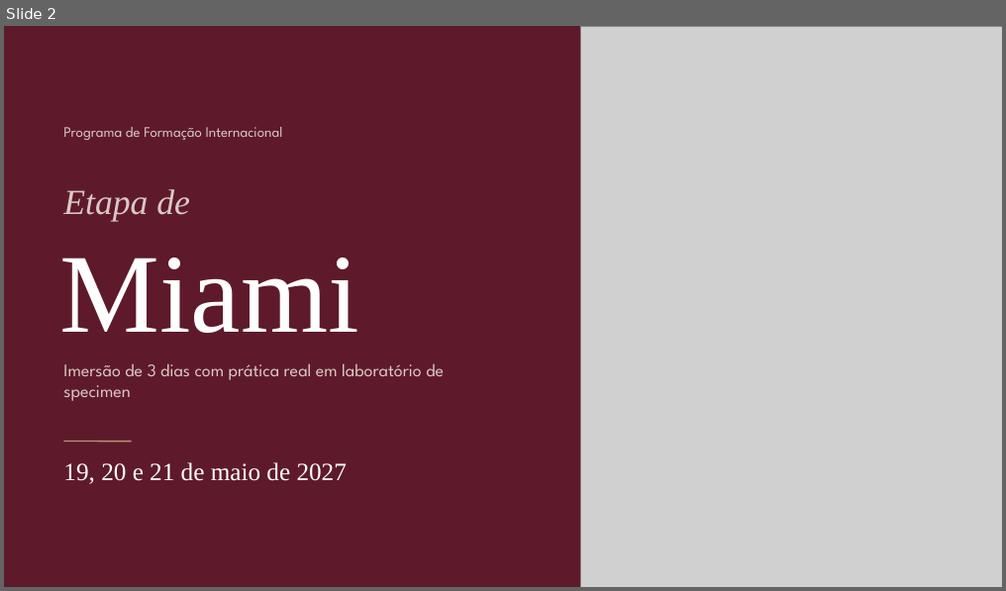
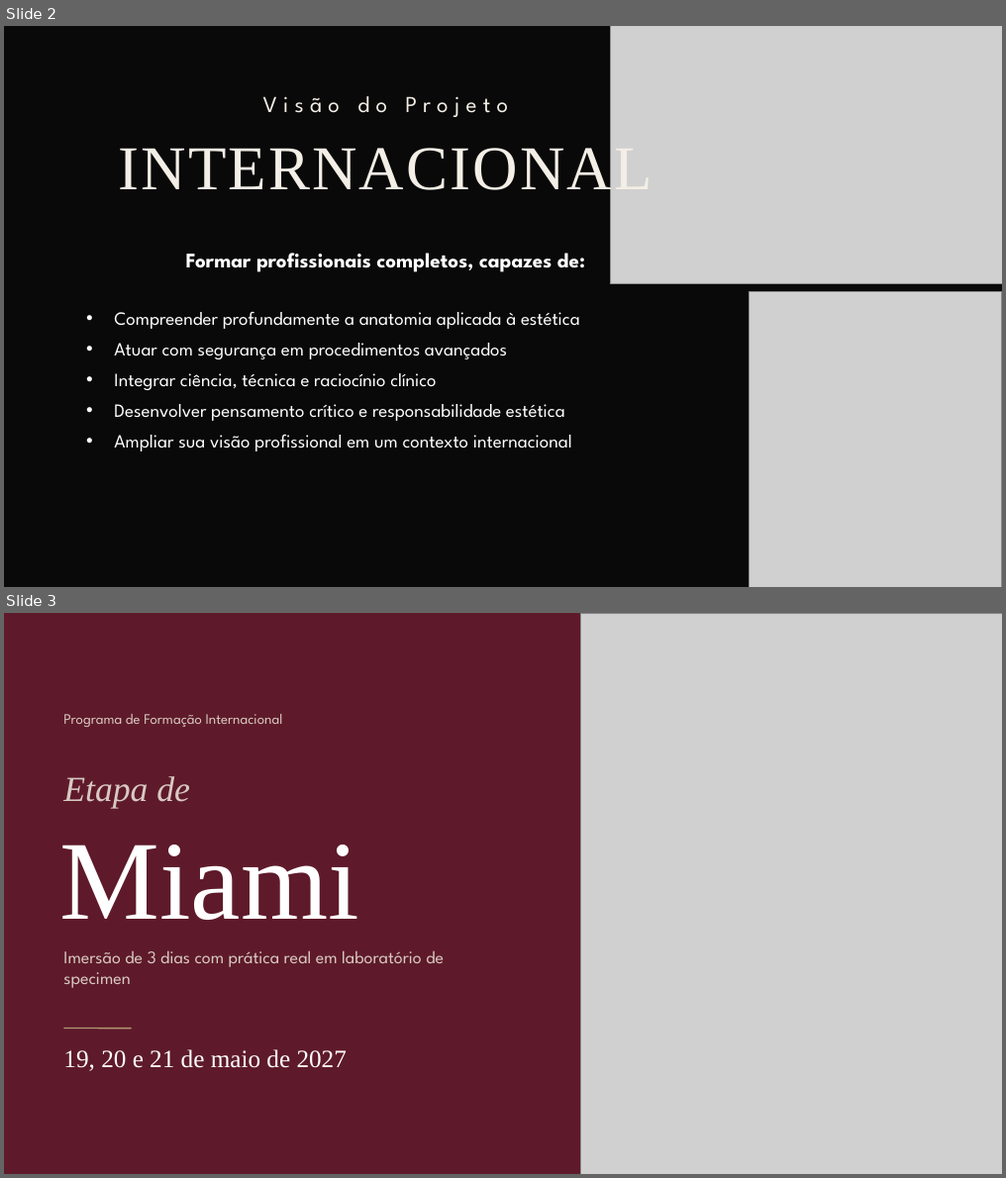
Before and after one commit to humbertovecchi/vecchi, a slide deck: entregas/Formacao-Internacional-Etapa-Miami.pptx. Shown one above the other, each under a label of ours: slide 2 before the commit, slides 2 and 3 after it. The pictures are 1006x591 and 1006x1178 pixels, drawn with LibreOffice and Linux fonts; fonts in the diff are those of the drawing; grey boxes stand for pictures; background and template pictures are left out; a plain dark background stands for a picture behind light text. Boxes give left, top, right and bottom in pixels: in the first picture for what was removed or moved away, otherwise in the second. Text is boxed around its words. In the diff, an @@ line names an element or a change of style, - is before the commit and + after.

```diff
--- a/entregas/Formacao-Internacional-Etapa-Miami.pptx
+++ b/entregas/Formacao-Internacional-Etapa-Miami.pptx
@@ slide 2 added at box(4, 26, 1002, 587), background picture (left out) @@
@@ rectangle added at box(4, 26, 1002, 587), fill #000000 at 78% opacity @@
@@ picture added at box(611, 26, 1002, 284) @@
@@ text added at box(263, 96, 508, 117), 22 pt, text #F3EEE6 @@
+Visão do Projeto
@@ text added at box(119, 141, 652, 201), 60 pt, text #F3EEE6 @@
+INTERNACIONAL
@@ text added at box(186, 253, 585, 273), 20 pt, text #FFFFFF, bold @@
+Formar profissionais completos, capazes de:
@@ picture added at box(748, 291, 1002, 587) @@
@@ text added at box(114, 312, 580, 452), 18 pt, text #FFFFFF @@
+• Compreender profundamente a anatomia aplicada à estética
+• Atuar com segurança em procedimentos avançados
+• Integrar ciência, técnica e raciocínio clínico
+• Desenvolver pensamento crítico e responsabilidade estética
+• Ampliar sua visão profissional em um contexto internacional
@@ what was slide 2 is now slide 3 @@
```
Also in this commit, not shown: 11 other files.
